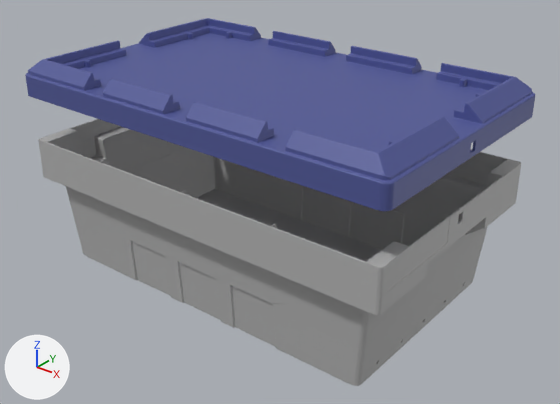
One commit to the glTF model public/models/pharmalink-caixa-pequena.glb: the scene before it, then after it.
Camera for both pictures: a camera (50 mm lens) standing at (0.782, -0.505, 0.504) and looking at (0.263, 0.145, 0.101). The lights are fixed; the arrows at lower left show +X, +Y and +Z. The picture after the commit comes second.

Names of what the first picture shows: 'caixa', 'tampa'.
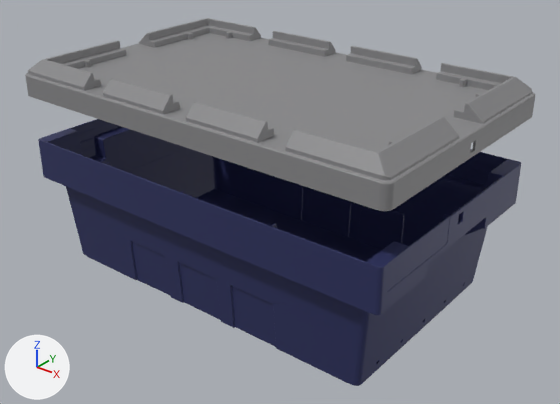
Changed parts and their boxes [x1, y1, x2, y2] in the pictures (560 x 404 px):
'caixa', recoloured (grey to dark blue): [38, 119, 521, 386] in both
'tampa', recoloured (blue to grey): [25, 18, 535, 211] in both

Patch to the scene script:
```diff
--- a/public/models/pharmalink-caixa-pequena.glb.py
+++ b/public/models/pharmalink-caixa-pequena.glb.py
@@ mat_caixa @@
 mat_caixa = principled_material('caixa')
-mat_caixa.base_color = (0.445, 0.445, 0.445)  # grey #b2b2b2
+mat_caixa.base_color = (0.0242, 0.0296, 0.114)  # dark blue #2b305f
 mat_caixa.roughness = 0.55
@@ mat_tampa @@
 mat_tampa = principled_material('tampa')
-mat_tampa.base_color = (0.0802, 0.0976, 0.314)  # blue #505898
+mat_tampa.base_color = (0.25, 0.25, 0.258)  # grey #89898b
 mat_tampa.roughness = 0.55
```
